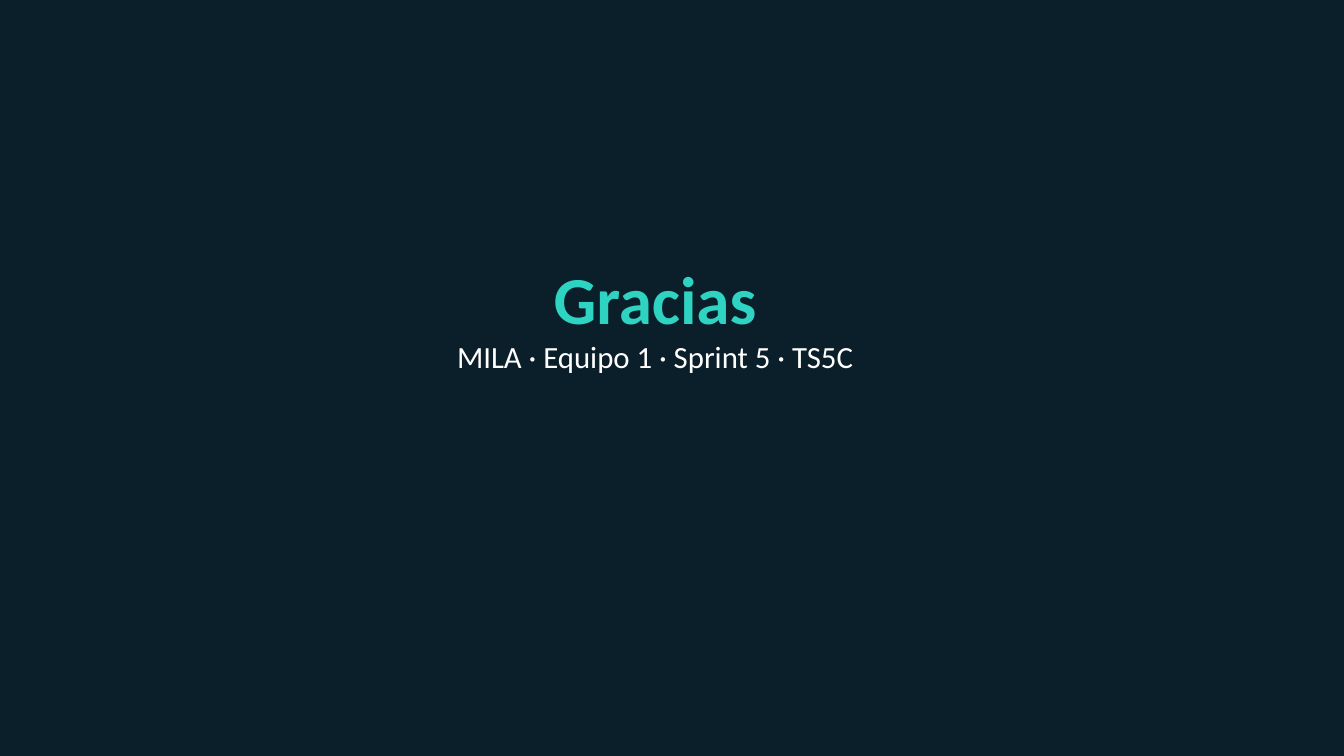
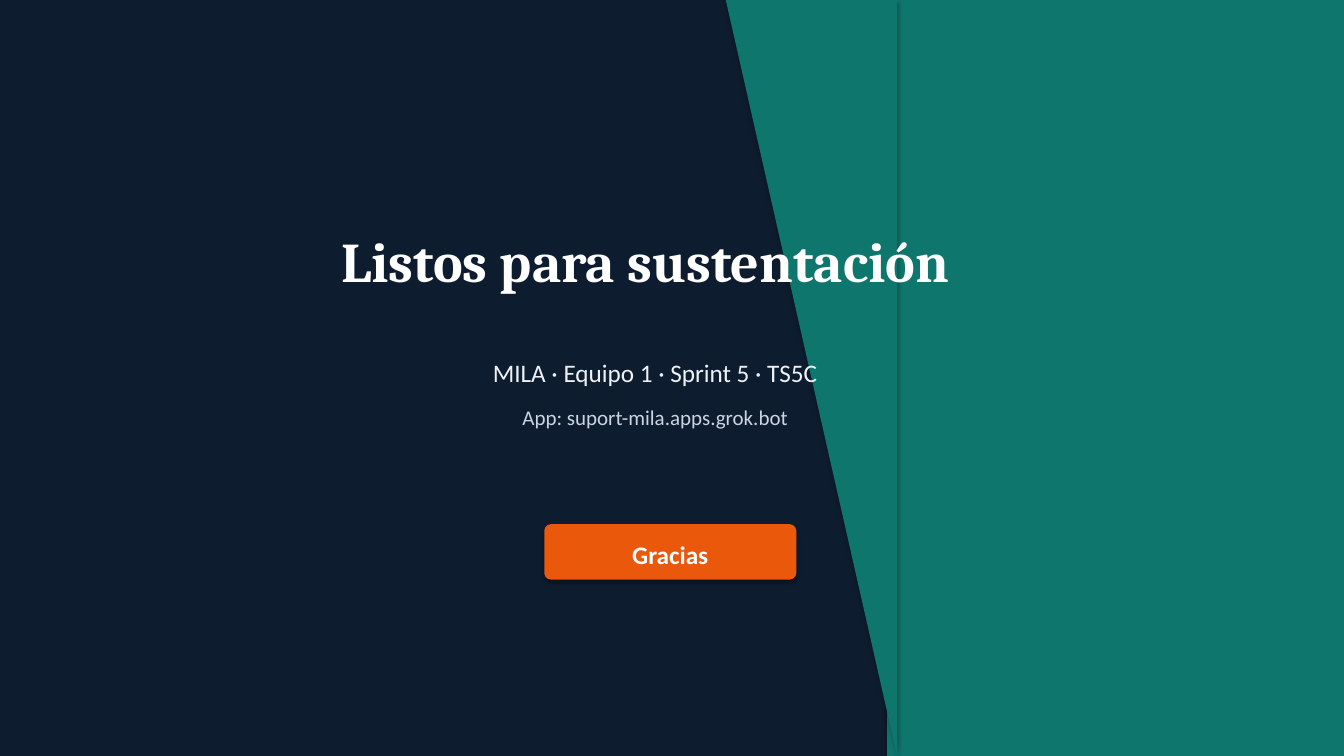
Before and after one commit to Mikey-6969/Simulador-de-Emergencias, a slide deck: slide 12 of docs/entrega-sprint5/MILA_Sprint5_Requerimientos_HU.pptx (slide 10 before the commit). Drawn at 1344x756 pixels with LibreOffice and Linux fonts; fonts in the diff are those of the drawing. Boxes give left, top, right and bottom in pixels: in the first picture for what was removed or moved away, otherwise in the second. Text is boxed around its words. In the diff, an @@ line names an element or a change of style, - is before the commit and + after.

```diff
--- a/docs/entrega-sprint5/MILA_Sprint5_Requerimientos_HU.pptx
+++ b/docs/entrega-sprint5/MILA_Sprint5_Requerimientos_HU.pptx
@@ rectangle at (x1=0, y1=0, x2=1344, y2=756): fill #0B1F2A to #0E1C2F @@
@@ right triangle added at (x1=726, y1=0, x2=897, y2=756), fill #0F766E @@
@@ rectangle added at (x1=887, y1=0, x2=1344, y2=756), fill #0F766E @@
@@ text added at (x1=341, y1=231, x2=950, y2=295), 40 pt, text #FFFFFF, bold @@
+Listos para sustentación
@@ text at (x1=554, y1=277, x2=757, y2=325): paragraph removed @@
-Gracias
@@ text "MILA · Equipo 1 · ..." moved from (x1=457, y1=277, x2=853, y2=373) to (x1=493, y1=362, x2=817, y2=429) @@
@@ text at (x1=493, y1=362, x2=817, y2=389): size 22 to 18 pt, text colour #FFFFFF to #EEF2F6 in "MILA · Equipo 1 · Sprint 5 ..."; more space between paragraphs @@
@@ text at (x1=522, y1=410, x2=788, y2=429): paragraph added @@
+App: suport-mila.apps.grok.bot
@@ rounded rectangle added at (x1=544, y1=524, x2=797, y2=580), fill #EA580C @@
@@ text added at (x1=632, y1=546, x2=708, y2=564), 18 pt, text #FFFFFF, bold @@
+Gracias
```
Also in this commit, not shown: 1 other slide changed, 10 slides added, 8 slides removed, 4 other files.
